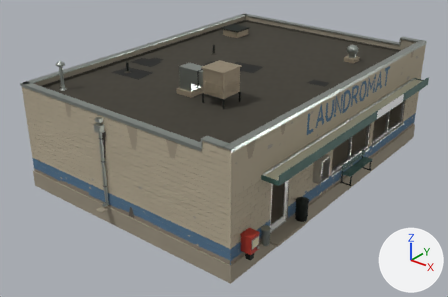
The FBX model unreal/Signal47/Tools/townbuildings/exports/SM_Town_Laundry_Shell_LOD1.fbx as it was, and as the next commit left it.
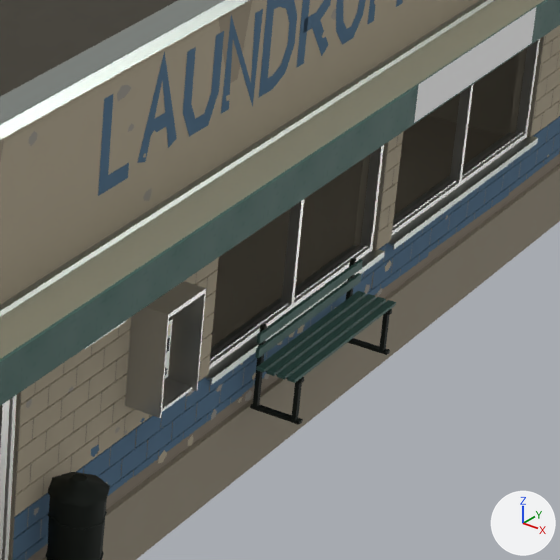
Each version is shown whole from a 50 mm lens placed at (10.08, -19.9, 11.95), pointed at (-4.89, -1.18, 0.35), then close up on the part from 64% to 91% of the width and 31% to 73% of the height. The axes (+X, +Y, +Z) are drawn at lower right. The lights are the same throughout. The older version's two pictures come first.

Names of what the first close-up shows: 'SM_Town_Laundry_Shell_LOD1'.
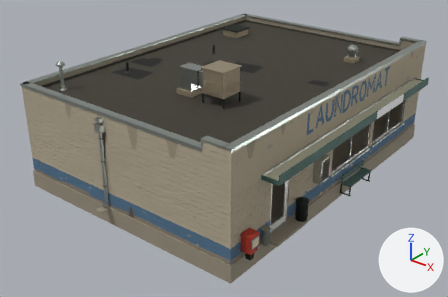
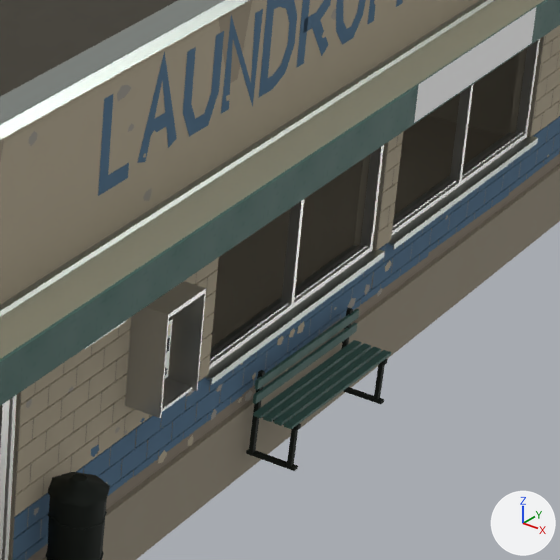
The change, as JSON lines over the scene's bpy script:
```json
{"block": "me_sm_town_laundry_shell_lod1", "where": "me_sm_town_laundry_shell_lod1.from_pydata(...)  # 5065 vertices, 5463 faces; spans x -10.3..0.8, y -7.6..7.6, z -0.7..4.8"}
{"block": "me_sm_town_laundry_shell_lod1", "where": "# used by ob_sm_town_laundry_shell_lod1; location = (0.0, 0.0, 0.0)"}
{"block": "me_sm_town_laundry_shell_lod1", "change": "me_sm_town_laundry_shell_lod1 part 1: the loose piece of 8 vertices spanning x 0.6, y -0.2..-0.1, z 0.0..0.4 is moved by (0.0, 0.0, -0.5)"}
{"block": "me_sm_town_laundry_shell_lod1", "change": "me_sm_town_laundry_shell_lod1 part 2: the loose piece of 8 vertices spanning x 0.2, y -0.2..-0.1, z 0.0..0.8 is moved by (0.0, 0.0, -0.5)"}
{"block": "me_sm_town_laundry_shell_lod1", "change": "me_sm_town_laundry_shell_lod1 part 3: the loose piece of 8 vertices spanning x 0.2..0.6, y -0.2..-0.1, z 0.4 is moved by (0.0, 0.0, -0.5)"}
{"block": "me_sm_town_laundry_shell_lod1", "change": "me_sm_town_laundry_shell_lod1 part 4: the loose piece of 8 vertices spanning x 0.2..0.7, y -0.2..-0.1, z 0.0 is moved by (0.0, 0.0, -0.5)"}
{"block": "me_sm_town_laundry_shell_lod1", "change": "me_sm_town_laundry_shell_lod1 part 5: the loose piece of 8 vertices spanning x 0.6, y 1.5..1.6, z 0.0..0.4 is moved by (0.0, 0.0, -0.5)"}
{"block": "me_sm_town_laundry_shell_lod1", "change": "me_sm_town_laundry_shell_lod1 part 6: the loose piece of 8 vertices spanning x 0.2, y 1.5..1.6, z 0.0..0.8 is moved by (0.0, 0.0, -0.5)"}
{"block": "me_sm_town_laundry_shell_lod1", "change": "me_sm_town_laundry_shell_lod1 part 7: the loose piece of 8 vertices spanning x 0.2..0.6, y 1.5..1.6, z 0.4 is moved by (0.0, 0.0, -0.5)"}
{"block": "me_sm_town_laundry_shell_lod1", "change": "me_sm_town_laundry_shell_lod1 part 8: the loose piece of 8 vertices spanning x 0.2..0.7, y 1.5..1.6, z 0.0 is moved by (0.0, 0.0, -0.5)"}
{"block": "me_sm_town_laundry_shell_lod1", "change": "me_sm_town_laundry_shell_lod1 part 9: the loose piece of 8 vertices spanning x 0.3, y -0.2..1.6, z 0.4..0.5 is moved by (0.0, 0.0, -0.5)"}
{"block": "me_sm_town_laundry_shell_lod1", "change": "me_sm_town_laundry_shell_lod1 part 10: the loose piece of 8 vertices spanning x 0.4, y -0.2..1.6, z 0.4..0.5 is moved by (0.0, 0.0, -0.5)"}
{"block": "me_sm_town_laundry_shell_lod1", "change": "me_sm_town_laundry_shell_lod1 part 11: the loose piece of 8 vertices spanning x 0.5, y -0.2..1.6, z 0.4..0.5 is moved by (0.0, 0.0, -0.5)"}
{"block": "me_sm_town_laundry_shell_lod1", "change": "me_sm_town_laundry_shell_lod1 part 12: the loose piece of 8 vertices spanning x 0.6, y -0.2..1.6, z 0.4..0.5 is moved by (0.0, 0.0, -0.5)"}
{"block": "me_sm_town_laundry_shell_lod1", "change": "me_sm_town_laundry_shell_lod1 part 13: the loose piece of 8 vertices spanning x 0.2..0.3, y -0.2..1.6, z 0.6 is moved by (0.0, 0.0, -0.5)"}
{"block": "me_sm_town_laundry_shell_lod1", "change": "me_sm_town_laundry_shell_lod1 part 14: the loose piece of 8 vertices spanning x 0.2..0.3, y -0.2..1.6, z 0.7..0.8 is moved by (0.0, 0.0, -0.5)"}
```

Location of each change, (x1, y1, x2, y2) in pixels of the close-ups (560 x 560 px; the box of a moved part takes in the faces that stretch with it):
```json
{"part": 1, "of": "me_sm_town_laundry_shell_lod1", "change": "moved or reshaped", "before": [291, 381, 302, 420], "after": [287, 426, 298, 466]}
{"part": 2, "of": "me_sm_town_laundry_shell_lod1", "change": "moved or reshaped", "before": [253, 324, 267, 407], "after": [249, 370, 265, 453]}
{"part": 3, "of": "me_sm_town_laundry_shell_lod1", "change": "moved or reshaped", "before": [256, 365, 305, 383], "after": [253, 411, 301, 430]}
{"part": 4, "of": "me_sm_town_laundry_shell_lod1", "change": "moved or reshaped", "before": [250, 404, 303, 425], "after": [246, 449, 298, 471]}
{"part": 5, "of": "me_sm_town_laundry_shell_lod1", "change": "moved or reshaped", "before": [379, 312, 390, 350], "after": [374, 362, 385, 400]}
{"part": 6, "of": "me_sm_town_laundry_shell_lod1", "change": "moved or reshaped", "before": [346, 258, 356, 298], "after": [342, 308, 353, 347]}
{"part": 7, "of": "me_sm_town_laundry_shell_lod1", "change": "moved or reshaped", "before": [346, 298, 392, 315], "after": [341, 347, 388, 365]}
{"part": 8, "of": "me_sm_town_laundry_shell_lod1", "change": "moved or reshaped", "before": [347, 338, 390, 355], "after": [343, 387, 384, 404]}
{"part": 9, "of": "me_sm_town_laundry_shell_lod1", "change": "moved or reshaped", "before": [256, 291, 366, 373], "after": [253, 340, 362, 418]}
{"part": 10, "of": "me_sm_town_laundry_shell_lod1", "change": "moved or reshaped", "before": [267, 294, 376, 376], "after": [263, 343, 371, 422]}
{"part": 11, "of": "me_sm_town_laundry_shell_lod1", "change": "moved or reshaped", "before": [277, 297, 386, 380], "after": [274, 347, 381, 426]}
{"part": 12, "of": "me_sm_town_laundry_shell_lod1", "change": "moved or reshaped", "before": [287, 300, 396, 383], "after": [284, 350, 391, 429]}
{"part": 13, "of": "me_sm_town_laundry_shell_lod1", "change": "moved or reshaped", "before": [255, 273, 361, 358], "after": [253, 322, 358, 404]}
{"part": 14, "of": "me_sm_town_laundry_shell_lod1", "change": "moved or reshaped", "before": [257, 259, 363, 344], "after": [254, 309, 359, 390]}
```
